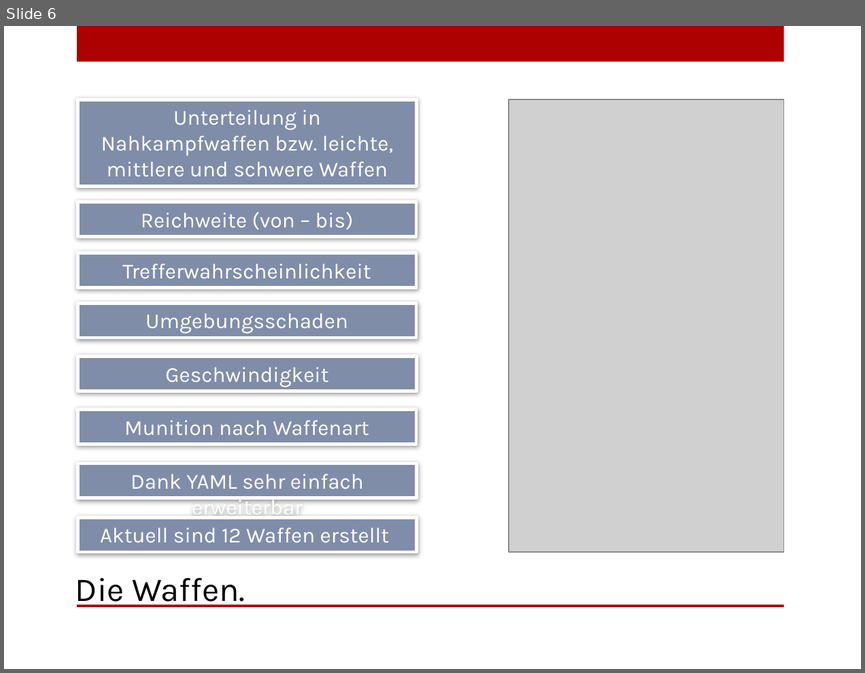
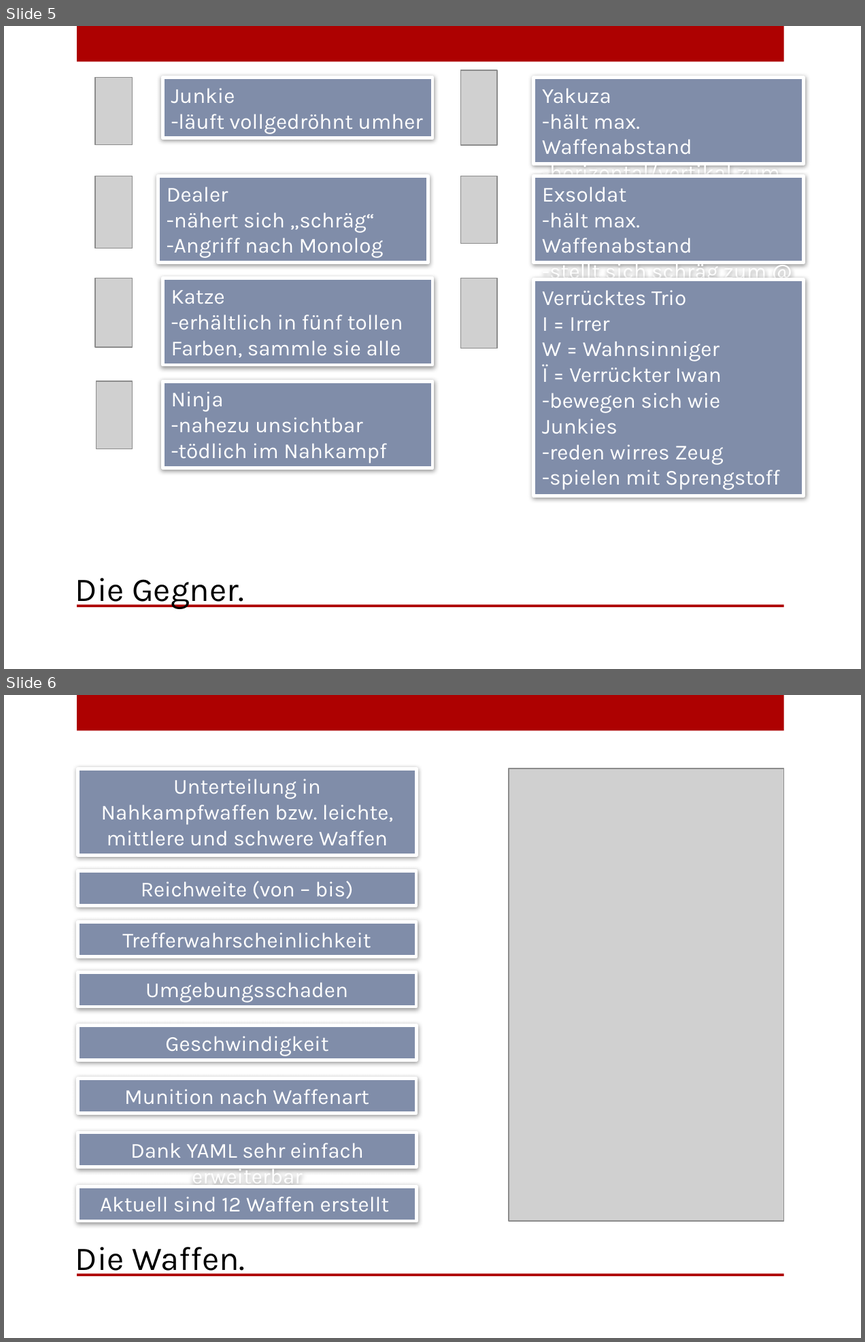
Before and after one commit to maxxst/gtr, a slide deck: files/endpraesentation.pptx. Shown one above the other, each under a label of ours: slide 6 before the commit, slides 5 and 6 after it. The pictures are 865x673 and 865x1342 pixels, drawn with LibreOffice and Linux fonts; fonts in the diff are those of the drawing; grey boxes stand for pictures; background and template pictures are left out. Boxes give left, top, right and bottom in pixels: in the first picture for what was removed or moved away, otherwise in the second. Text is boxed around its words. In the diff, an @@ line names an element or a change of style, - is before the commit and + after.

Commit message:
Endpräsi, Gegnerteil

```diff
--- a/files/endpraesentation.pptx
+++ b/files/endpraesentation.pptx
@@ slide 5 added at (x1=4, y1=26, x2=861, y2=669), background picture (left out); not listed: 2 template elements that a slide beside it also shows @@
@@ picture added at (x1=95, y1=78, x2=133, y2=145) @@
@@ rectangle added at (x1=162, y1=78, x2=432, y2=138), fill #808DA9, outline #FFFFFF 2.75 pt, 18 pt, text #FFFFFF @@
+Junkie
+-läuft vollgedröhnt umher
@@ picture added at (x1=461, y1=71, x2=496, y2=145) @@
@@ rectangle added at (x1=534, y1=78, x2=804, y2=164), fill #808DA9, outline #FFFFFF 2.75 pt, 18 pt, text #FFFFFF @@
+Yakuza
+-hält max. Waffenabstand
+-horizontal/vertikal zum @
@@ picture added at (x1=95, y1=176, x2=133, y2=248) @@
@@ rectangle added at (x1=158, y1=176, x2=428, y2=263), fill #808DA9, outline #FFFFFF 2.75 pt, 18 pt, text #FFFFFF @@
+Dealer
+-nähert sich „schräg“
+-Angriff nach Monolog
@@ picture added at (x1=461, y1=176, x2=496, y2=244) @@
@@ rectangle added at (x1=534, y1=176, x2=804, y2=263), fill #808DA9, outline #FFFFFF 2.75 pt, 18 pt, text #FFFFFF @@
+Exsoldat
+-hält max. Waffenabstand
+-stellt sich schräg zum @
@@ picture added at (x1=95, y1=278, x2=133, y2=346) @@
@@ rectangle added at (x1=162, y1=278, x2=432, y2=365), fill #808DA9, outline #FFFFFF 2.75 pt, 18 pt, text #FFFFFF @@
+Katze
+-erhältlich in fünf tollen Farben, sammle sie alle
@@ picture added at (x1=461, y1=278, x2=496, y2=348) @@
@@ rectangle added at (x1=534, y1=280, x2=804, y2=495), fill #808DA9, outline #FFFFFF 2.75 pt, 18 pt, text #FFFFFF @@
+Verrücktes Trio
+I = Irrer
+W = Wahnsinniger
+Ï = Verrückter Iwan
+-bewegen sich wie Junkies
+-reden wirres Zeug
+-spielen mit Sprengstoff
@@ picture added at (x1=96, y1=381, x2=133, y2=448) @@
@@ rectangle added at (x1=162, y1=381, x2=432, y2=467), fill #808DA9, outline #FFFFFF 2.75 pt, 18 pt, text #FFFFFF @@
+Ninja
+-nahezu unsichtbar
+-tödlich im Nahkampf
@@ text added at (x1=75, y1=577, x2=244, y2=609), 28 pt, text #000000 @@
+Die Gegner.
```
Also in this commit, not shown: 1 slide changed, 1 slide removed.
